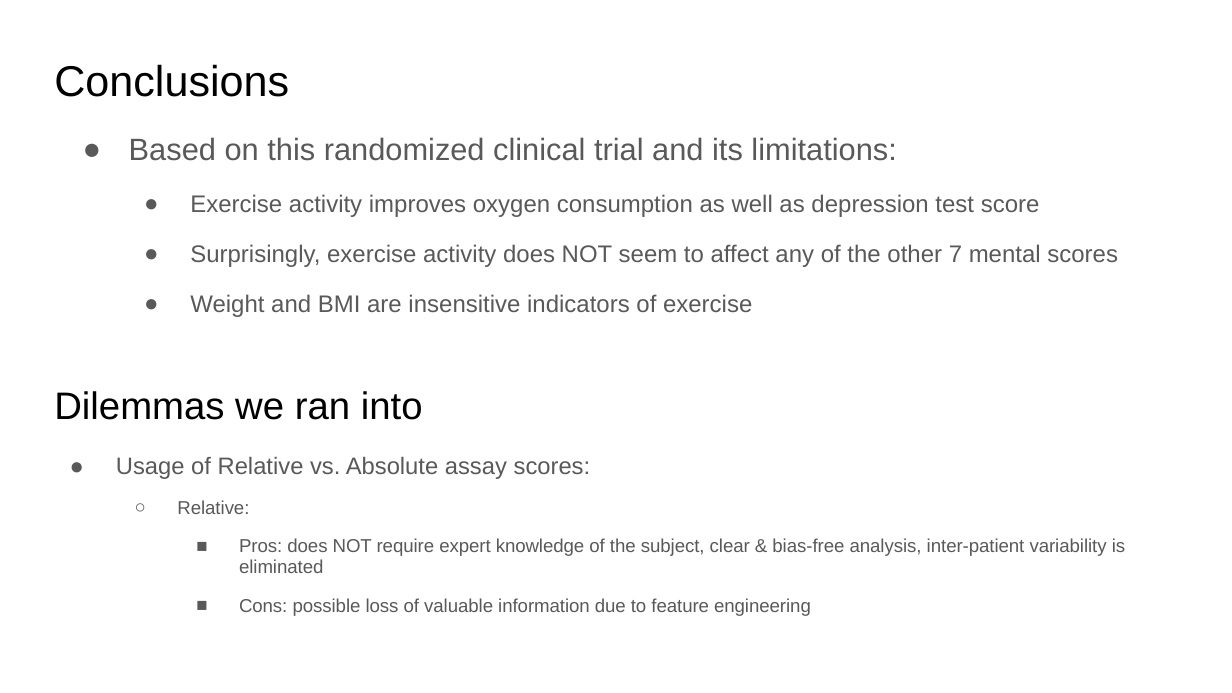
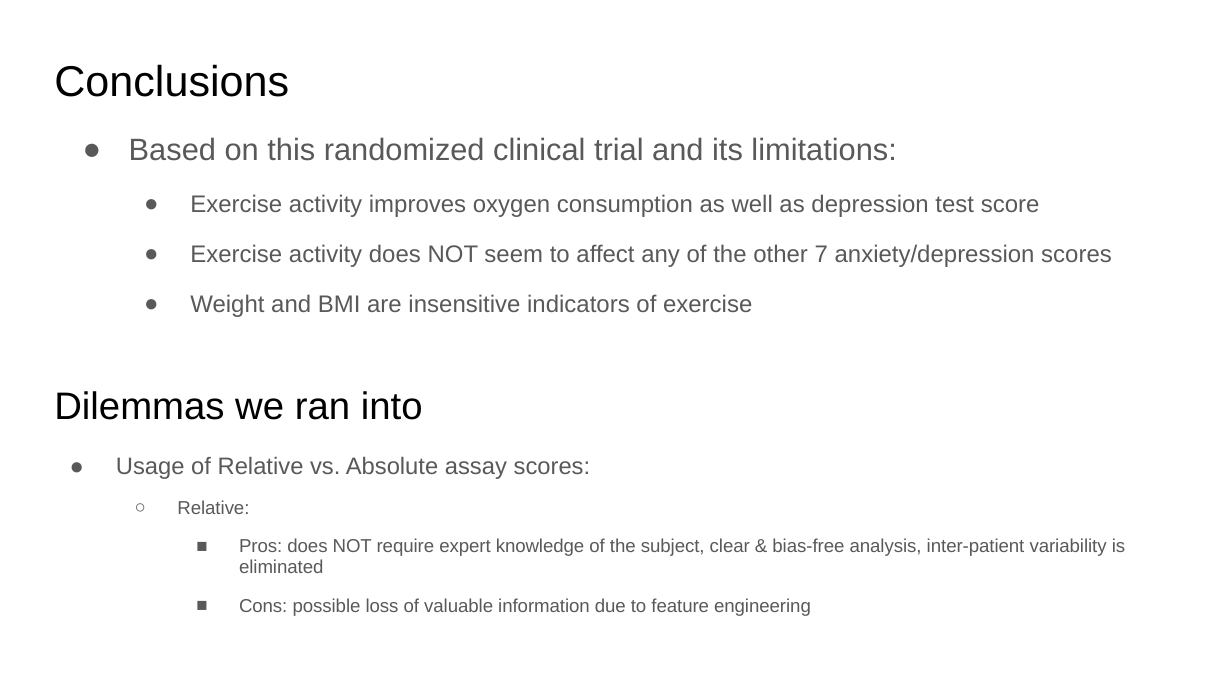
Before and after one commit to Oren-BenA/EDA_Exercise_Mental, a slide deck: slide 16 of EDA_04-07-2023_0_57.pptx. Drawn at 1232x693 pixels with LibreOffice and Linux fonts; fonts in the diff are those of the drawing. Boxes give left, top, right and bottom in pixels: in the first picture for what was removed or moved away, otherwise in the second. Text is boxed around its words. In the diff, an @@ line names an element or a change of style, - is before the commit and + after.

```diff
--- a/EDA_04-07-2023_0_57.pptx
+++ b/EDA_04-07-2023_0_57.pptx
@@ text at [190,244,1112,267]: text changed @@
-  ● Surprisingly, exercise activity does NOT seem to affect any of the other 7 mental scores
+  ● Exercise activity does NOT seem to affect any of the other 7 anxiety/depression scores
```
Also in this commit, not shown: 5 other slides changed, 2 other files.
